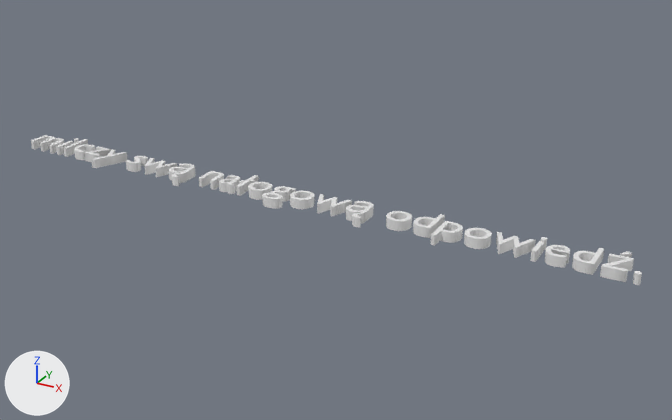
An edit to the Blender file GameDevPolskaJam/Assets/_Game/3D/Napisy/Intro/Tekst-MilczySwaNalogowa.blend, drawn before and after from the same camera.
Rendered twice from a camera (50 mm lens) standing at (15.86, -14.29, 7.2) and looking at (7.86, 0.26, -0.08). Arrows for +X, +Y and +Z are at lower left; the lights stay in place. Text is drawn in Blender's own font.

Objects in the first picture: 'Text'.
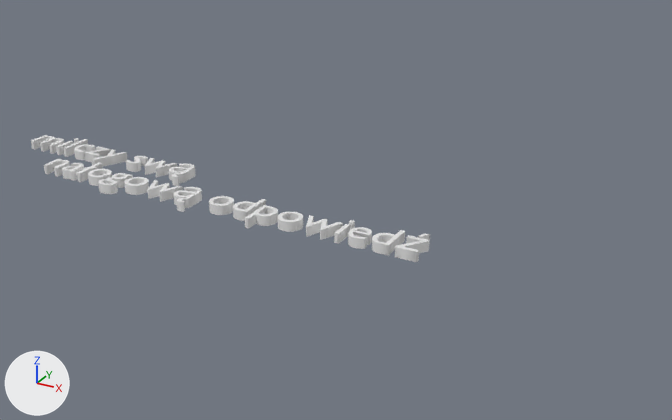
What changed in the scene script:
```text
Change txt_text:
    txt_text.body: 'milczy swą nałogową odpowiedź.' -> 'milczy swą\n     nałogową odpowiedź'
```

What differs and where, as boxes [x1, y1, x2, y2] in the pictures (672 x 420 px):
'Text', text changed: before [31, 135, 642, 285]; after [31, 135, 430, 262]
